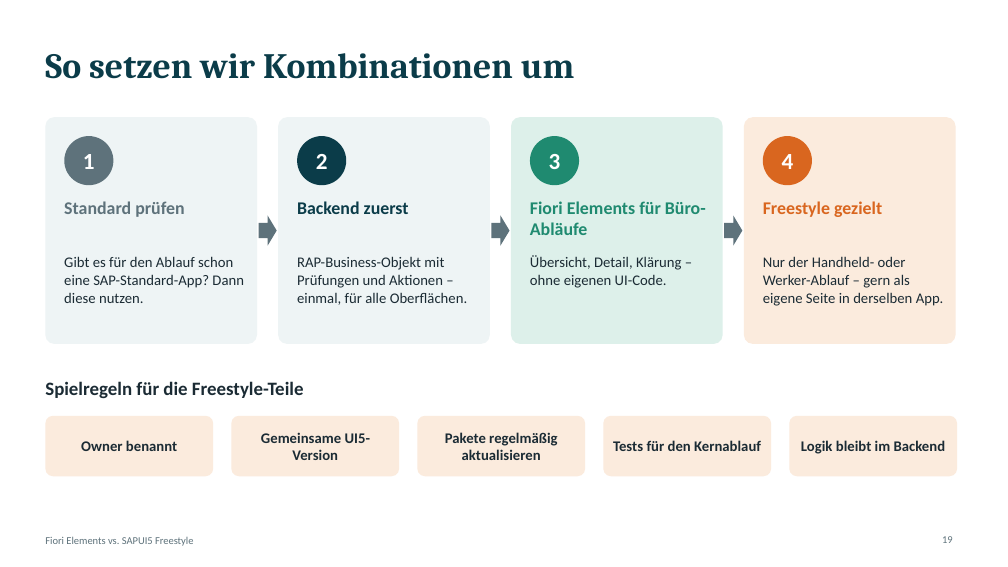
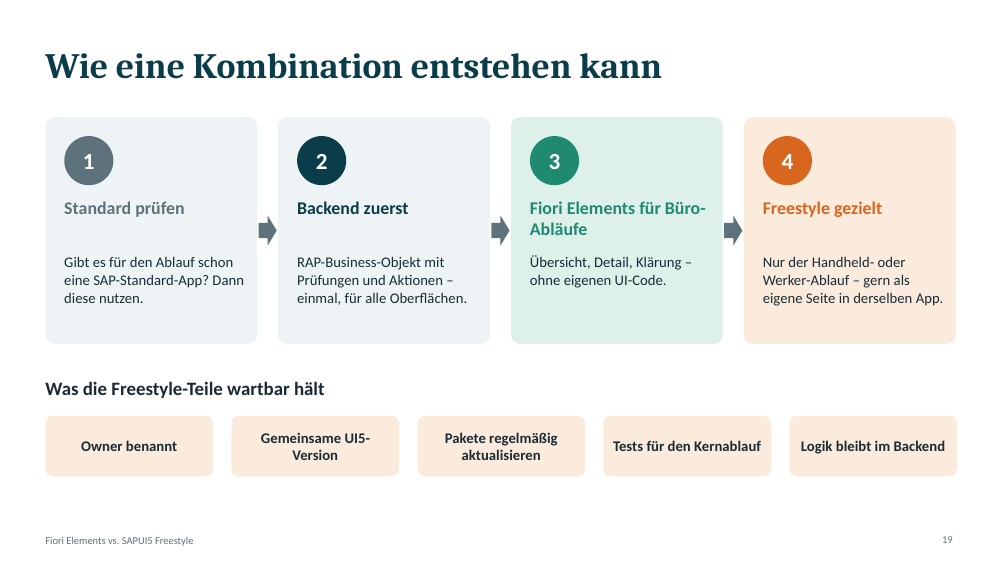
Before and after one commit to Fabs943/SAPUI5-DEMO, a slide deck: slide 19 of praesentation/Fiori_vs_Freestyle.pptx. Drawn at 1008x567 pixels with LibreOffice and Linux fonts; fonts in the diff are those of the drawing. Boxes give left, top, right and bottom in pixels: in the first picture for what was removed or moved away, otherwise in the second. Text is boxed around its words. In the diff, an @@ line names an element or a change of style, - is before the commit and + after.

```diff
--- a/praesentation/Fiori_vs_Freestyle.pptx
+++ b/praesentation/Fiori_vs_Freestyle.pptx
@@ title at [45,53,662,79]: text changed @@
-So setzen wir Kombinationen um
+Wie eine Kombination entstehen kann
@@ text at [45,381,325,398]: text changed @@
-Spielregeln für die Freestyle-Teile
+Was die Freestyle-Teile wartbar hält
```
Also in this commit, not shown: 3 other slides changed.
